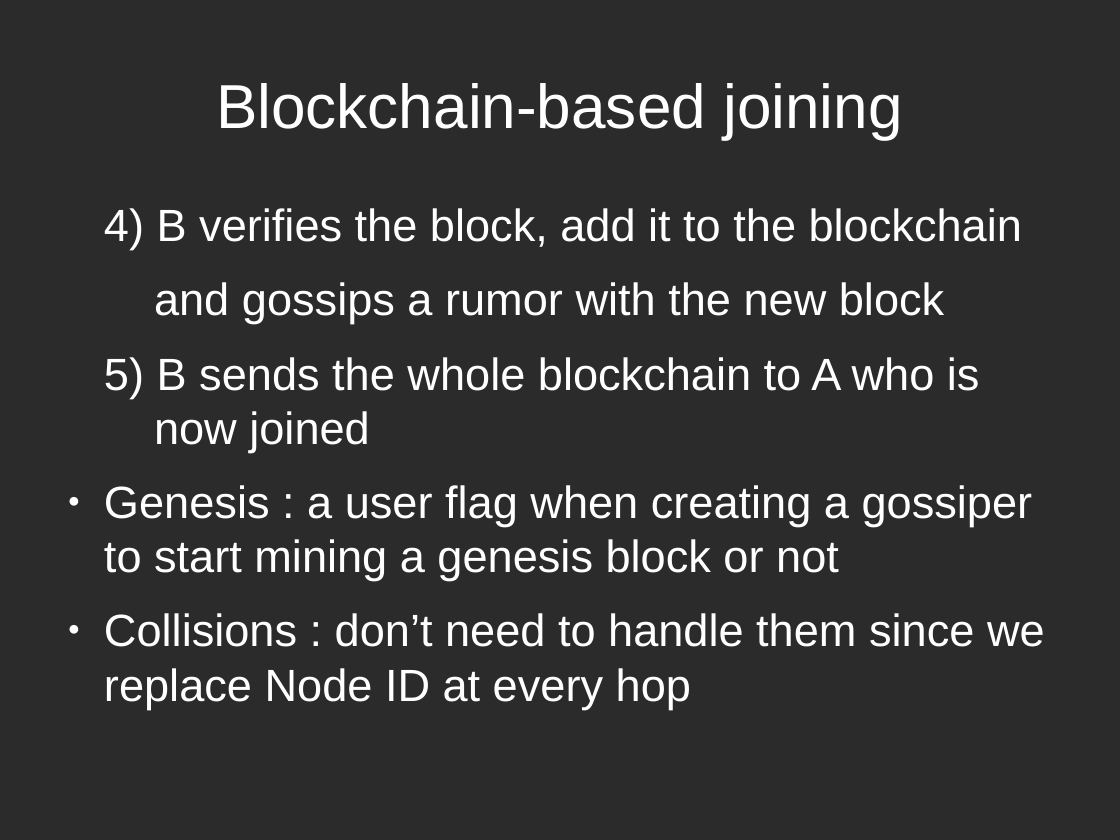
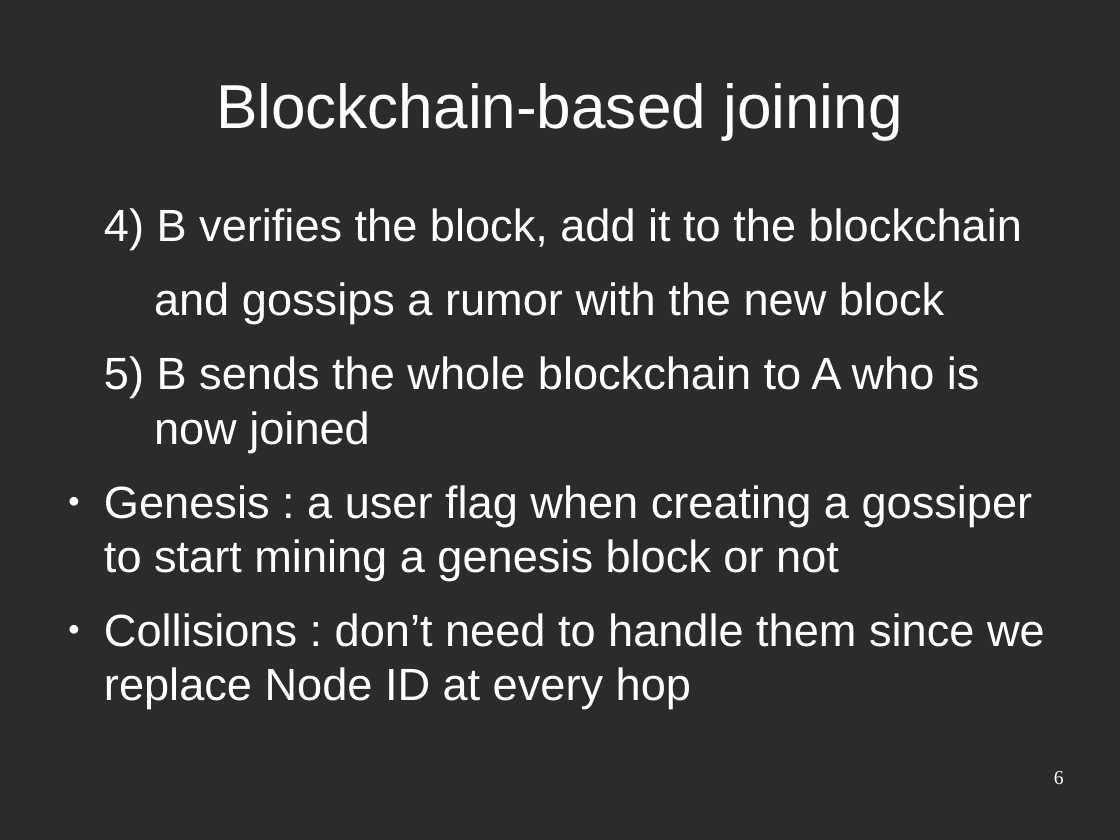
Before and after one commit to mthambipillai/blockchainSybilAttackResistance, a slide deck: slide 6 of BlockchainSybilAttack.odp. Drawn at 1120x840 pixels with LibreOffice and Linux fonts; fonts in the diff are those of the drawing; background and template pictures are left out; a plain dark background stands for a picture behind light text. Boxes give left, top, right and bottom in pixels: in the first picture for what was removed or moved away, otherwise in the second. Text is boxed around its words. In the diff, an @@ line names an element or a change of style, - is before the commit and + after.

```diff
--- a/BlockchainSybilAttack.odp
+++ b/BlockchainSybilAttack.odp
@@ page number added at [1054, 771, 1064, 784], 14 pt, text #FFFFFF @@
+6
```
Also in this commit, not shown: 7 other slides changed, 7 slides added, 1 slide removed.
